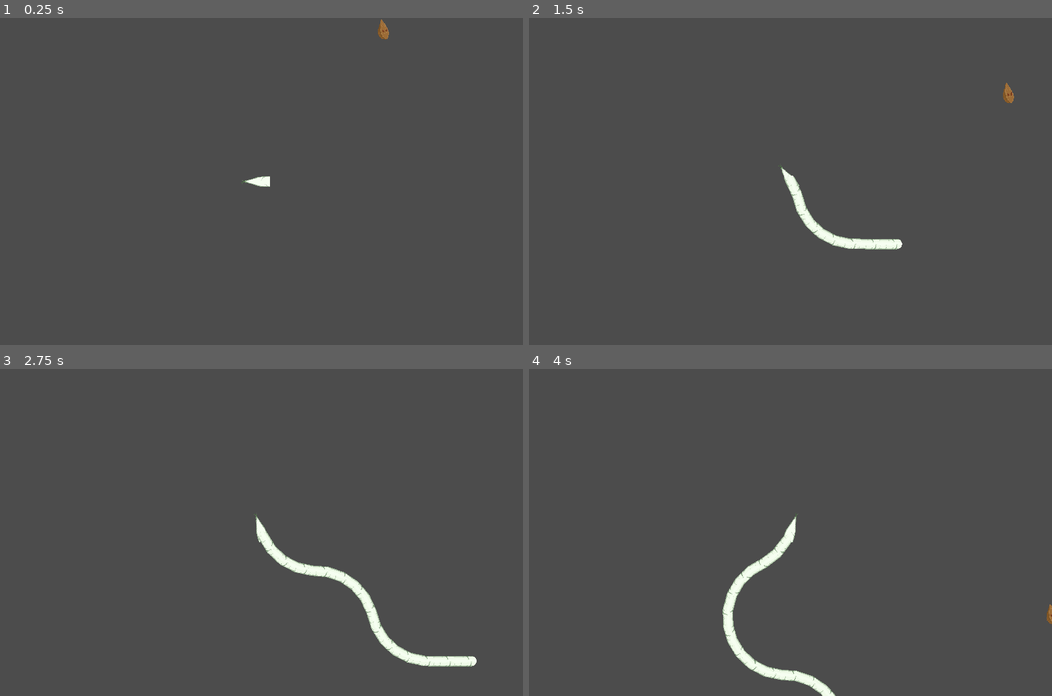
Above: before the commit, frames 1-4 (two rows, left to right).
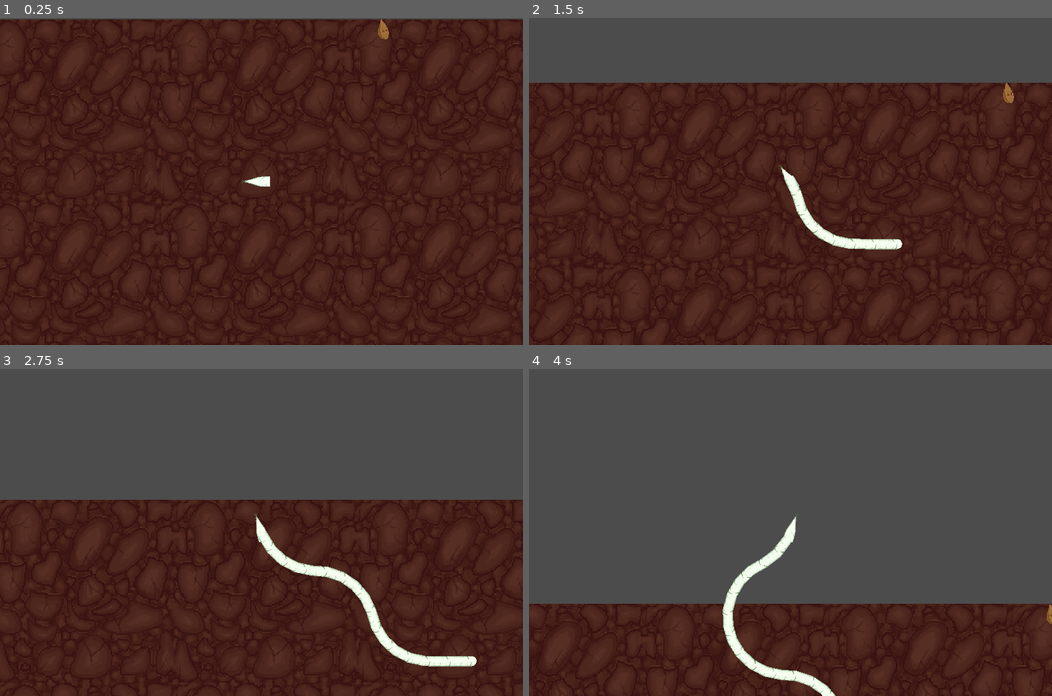
Above: after the commit, the same moments.

Repository: 0xOnyx/GGJ
Game: Godot game, scene res://scenes/main.tscn
Same seed, same stepped clock (60 frames per second), same inputs: the game is played once before the commit and once after it.
Inputs:
- Up to frame 1 (0.25 s): no input
- Up to frame 2 (1.5 s): hold D (right) 0.53-1.28 s; hold A (left) from 1.28 s (still down)
- Up to frame 3 (2.75 s): release A (left) at 2.03 s; hold D (right) from 2.03 s (still down)
- Up to frame 4 (4 s): release D (right) at 3.53 s; hold A (left) from 3.53 s (still down)

The runs differ from the first frame. In frame 1, 99% of the frame differs, in the area x 0-100%, y 0-100%; in frame 2, 79%; in frame 3, 58%; in frame 4, 27%.

Commit message:
add some collectible

Diff:
--- a/scripts/backgroundTileMap.gd
+++ b/scripts/backgroundTileMap.gd
@@ -15,7 +15,8 @@
 #	set_tileset_map()
 	var texture = create_texture("res://assets/tiile_base.png")
 	var tilemap = load_image_to_tilemap(texture, Vector2(1000, 2000))
-	#add_child(tilemap)
+	tilemap.z_index = -1
+	add_child(tilemap)
 
 func create_texture(path_img):
 	var image = load(path_img) # Charge l'image PNG
@@ -35,12 +36,16 @@
 	# Boucle pour remplir le tileMap avec la taille définie
 	for x in range(0, size.x, texture.autotile_get_size(1).x):
 		for y in range(0, size.y, texture.autotile_get_size(1).y):
+
+
 			for x_x in range(0, x, 10):
 				for y_y in range(0, y, 10):
 					var noise_res = noise.get_noise_2d(x_x, y_y)
-					if (noise_res >= 0.5):
+					if (noise_res >= 0.6):
 						collect_tmp = Collectable.instance()
 						collect_tmp.set_position(Vector2(x_x, y_y))
 						add_child(collect_tmp)
+						x_x += 2000
+						y_y += 2000
 			tilemap.set_cell(x / texture.autotile_get_size(1).x, y / texture.autotile_get_size(1).y, 1)
 	return tilemap
